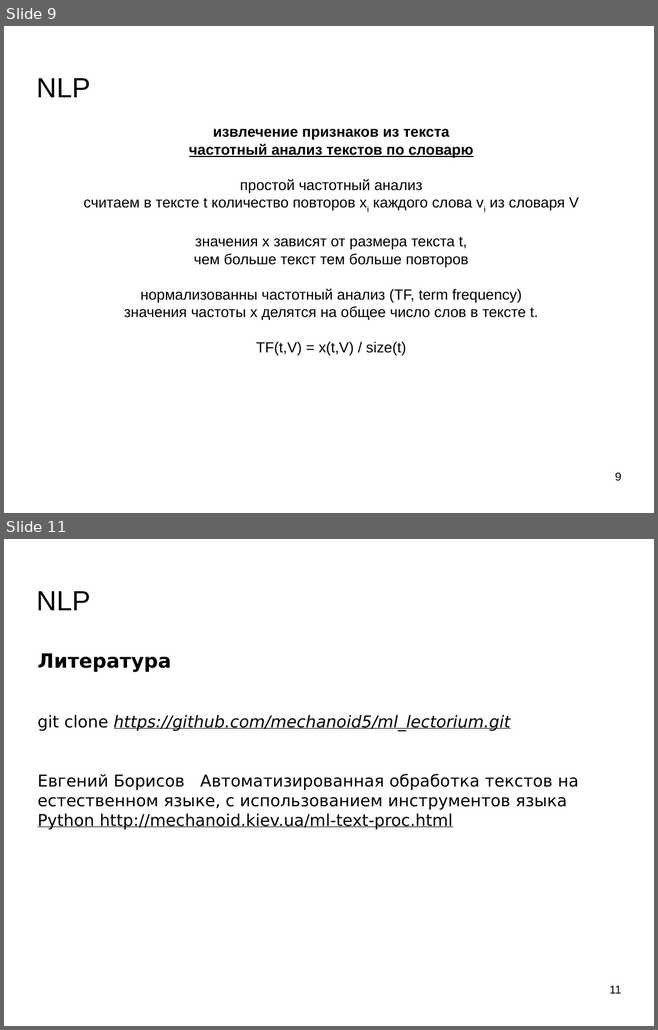
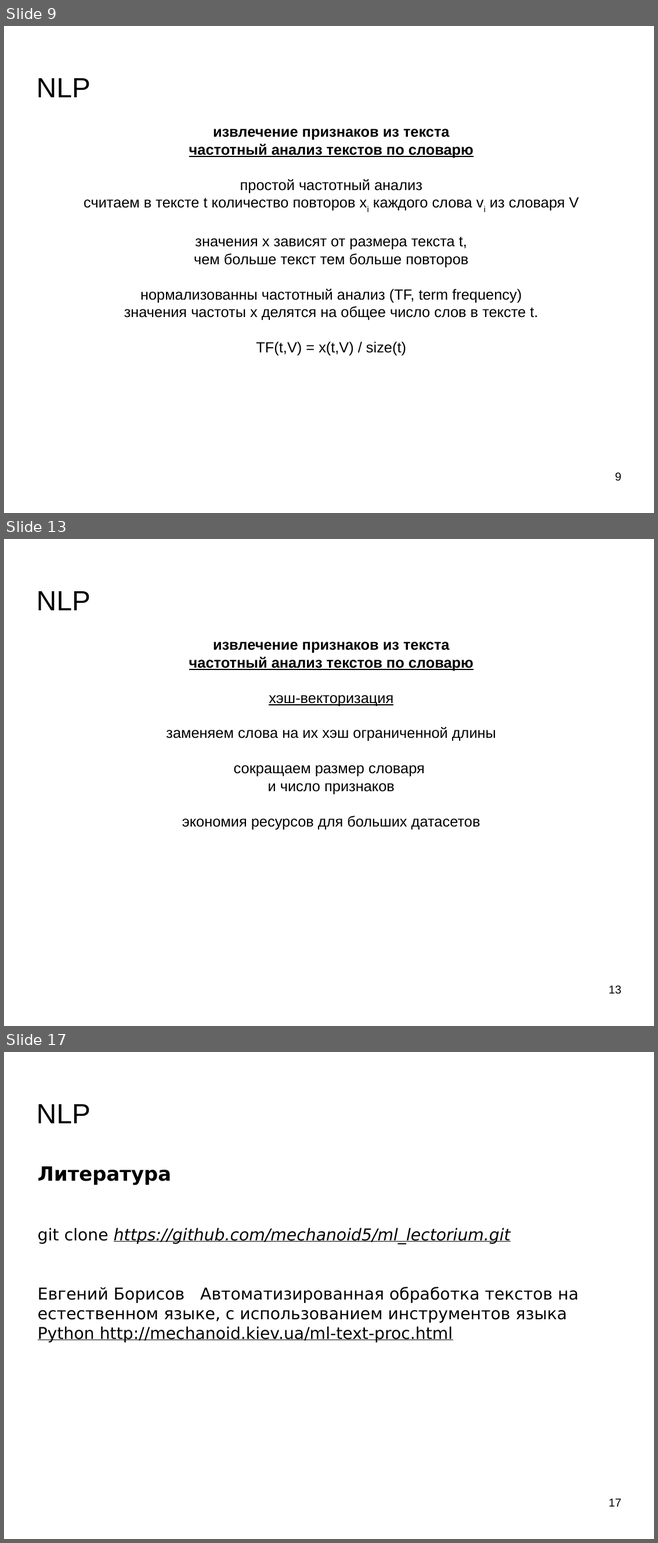
Before and after one commit to mechanoid5/ml_lectorium_legacy, a slide deck: 13-text-proc.odp. Shown one above the other, each under a label of ours: slides 9 and 11 before the commit, slides 9, 13 and 17 after it; the slides between them are not shown. The pictures are 658x1030 and 658x1543 pixels, drawn with LibreOffice and Linux fonts; fonts in the diff are those of the drawing; background and template pictures are left out. Boxes give left, top, right and bottom in pixels: in the first picture for what was removed or moved away, otherwise in the second. Text is boxed around its words. In the diff, an @@ line names an element or a change of style, - is before the commit and + after.

```diff
--- a/13-text-proc.odp
+++ b/13-text-proc.odp
@@ slide 13 added at (4, 539, 654, 1026), background picture (left out) @@
@@ title added at (36, 591, 90, 610), 33.9 pt, text #000000 @@
+NLP
@@ text added at (166, 642, 496, 830), 18 pt, text #000000 @@
+извлечение признаков из текста
+частотный анализ текстов по словарю
+хэш-векторизация
+заменяем слова на их хэш ограниченной длины
+сокращаем размер словаря
+и число признаков
+экономия ресурсов для больших датасетов
@@ page number added at (608, 986, 621, 994), 14 pt, text #000000 @@
+13
@@ what was slide 11 is now slide 17 @@
@@ page number at (608, 1499, 621, 1507): text changed @@
-11
+17
```
Also in this commit, not shown: 6 slides changed, 5 other slides added, 7 other files.
